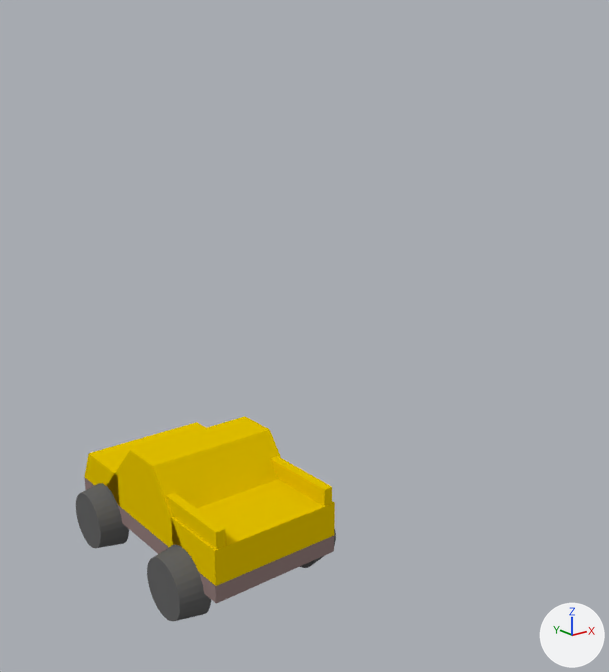
Before and after pictures for a commit that changed the Blender file 01-Models/pk-ueeimodell.blend.
Rendered twice from a camera (50 mm lens) standing at (-11.6, -19.15, 13.83) and looking at (2.52, -1.5, 6.77). Lighting does not change. The marker at lower right points along +X, +Y and +Z.
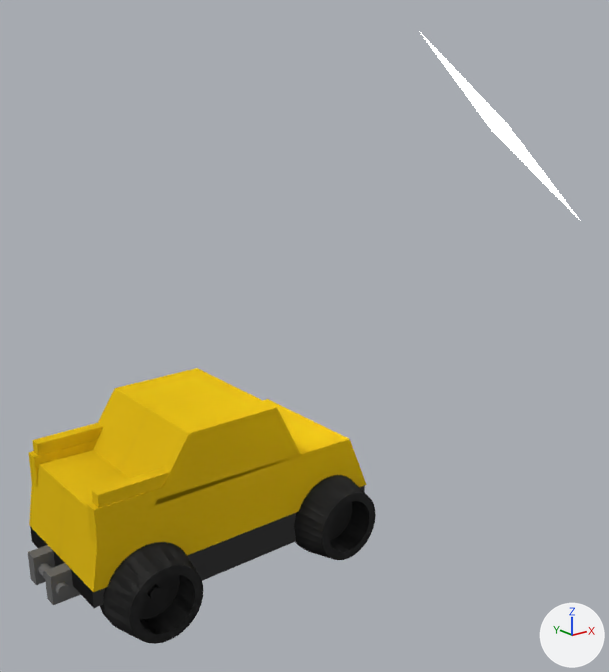
Location of each change, [x1, y1, x2, y2] in pixels of the pictures (609 x 672 px):
'Oberteil oben.001', added (yellow)
    after: [59, 418, 367, 592]
'Rad.001', added (black)
    after: [100, 475, 376, 644]
'Cube.001', reshaped, moved, rescaled
    before: [107, 416, 281, 547]
    after: [87, 468, 170, 544]
'Oberteil unten.000', added (yellow)
    after: [119, 386, 300, 505]
'Cube', reshaped, moved, rescaled
    before: [171, 479, 335, 586]
    after: [28, 422, 104, 488]
'Oberteil unten.001', added (yellow)
    after: [93, 368, 234, 470]
'Boden.001', added
    after: [45, 485, 365, 608]
'Oberteil oben', added (yellow)
    after: [29, 399, 306, 556]
'Boden', reshaped, moved, rescaled
    before: [84, 477, 334, 604]
    after: [28, 527, 60, 585]
'Rad hinten links', deleted
    before: [147, 545, 211, 621]
'Rad vorne links', deleted
    before: [76, 483, 129, 548]
'Plane', added
    after: [419, 31, 580, 220]
'Cube.002', deleted (yellow)
    before: [84, 422, 206, 504]
'Cube.003', deleted (yellow)
    before: [166, 492, 226, 550]
'Cube.004', deleted (yellow)
    before: [270, 456, 332, 506]
'Rand hinten rechts', deleted
    before: [300, 529, 336, 568]

The change, as a list of edits to the scene's bpy script:
```text
Change mat_material:
    mat_material: diffuse_material('Material') -> emission_material('Material')
    mat_material.base_color: (0.799, 0.558, 0.0) -> (0.8, 0.8, 0.8)  # yellow #e7c500 -> white #e7e7e7
    add mat_material.strength = 8.0
Change me_cube_002:
    used by ob_cube_001; location = (0.0, 0.06, 2.7); scale = (1.94, -1.61, 1.08)
    remove me_cube_002.from_pydata(...)  # 8 vertices, 6 faces; spans x -1.0..1.0, y -1.7..1.4, z -1.0..1.0
    remove me_cube_002.materials.append(mat_material_009)  # yellow #e7c500
    add me_cube_002.from_pydata(...)  # 20 vertices, 18 faces; spans x -1.0..1.18, y 0.61..1.0, z -2.81..-0.33
    me_cube_002 part 1: the whole mesh is rebuilt
    add me_cube_002.materials.append(mat_oberteil)  # yellow #dab518
Change me_cube_001:
    used by ob_cube; location = (0.0, -2.49, 2.13); scale = (1.94, -1.05, 0.5)
    remove me_cube_001.from_pydata(...)  # 8 vertices, 6 faces; spans x -1.0..1.0, y -1.0..1.0, z -1.0..1.0
    remove me_cube_001.materials.append(mat_material_010)  # yellow #e7c500
    add me_cube_001.from_pydata(...)  # 20 vertices, 18 faces; spans x -1.0..1.18, y 0.61..1.0, z -2.81..-0.33
    me_cube_001 part 2: the whole mesh is rebuilt
    add me_cube_001.materials.append(mat_oberteil)  # yellow #dab518
Change me_plane:
    used by ob_boden; location = (0.0, 0.26, 1.11); scale = (-1.94, 3.79, 1.0)
    remove me_plane.from_pydata(...)  # 8 vertices, 6 faces; spans x -1.0..1.0, y -1.0..1.0, z 0.0..0.52
    remove me_plane.materials.append(mat_material_001)  # grey #907b79
    add me_plane.from_pydata(...)  # 104 vertices, 60 faces; spans x -2.81..2.5, y -1.04..1.0, z -1.0..3.0
    me_plane part 3: 8 vertices removed from x -1.0..1.0, y -1.0..1.0, z 0.0..0.52; 104 vertices added at x -2.81..2.5, y -1.04..1.0, z -1.0..3.0
    add me_plane.materials.append(mat_boden)  # dark grey #696969
Add me_cube_003_1:
    me_cube_003_1.from_pydata([(-5.31, -1.0, -1.0), (-5.0, -1.0, 0.93), (-5.31, 1.0, -1.0), (-5.0, 1.0, 0.93), (3.71, -1.0, -1.0), (2.99, -1.0, 0.73), (3.71, 1.0, -1.0), (2.99, 1.0, 0.73)], [], [(1, 3, 2, 0), (3, 7, 6, 2), (7, 5, 4, 6), (0, 2, 6, 4), (5, 7, 3, 1)])
    me_cube_003_1.materials.append(mat_oberteil)  # yellow #dab518
Add me_cube_000:
    me_cube_000.from_pydata([(-3.57, -1.0, -1.0), (-2.52, -1.0, 0.66), (-3.34, 1.0, -1.0), (-2.52, 1.0, 0.66), (1.33, -1.0, -1.0), (0.25, -1.0, 0.66), (1.33, 1.0, -1.0), (0.25, 1.0, 0.66)], [], [(1, 3, 2, 0), (3, 7, 6, 2), (7, 5, 4, 6), (0, 2, 6, 4), (5, 7, 3, 1)])
    me_cube_000.materials.append(mat_oberteil)  # yellow #dab518
Add me_plane_1:
    me_plane_1.from_pydata([(-1.0, -1.0, 0.0), (1.0, -1.0, 0.0), (-1.0, 1.0, 0.0), (1.0, 1.0, 0.0)], [], [(0, 1, 3, 2)])
    me_plane_1.materials.append(mat_material)  # white #e7e7e7
Remove ob_cube_004:
    ob_cube_004 = bpy.data.objects.new('Cube.004', me_cube_004)
Remove ob_cube_003:
    ob_cube_003 = bpy.data.objects.new('Cube.003', me_cube)
Remove ob_cube_002:
    ob_cube_002 = bpy.data.objects.new('Cube.002', me_cube_003)
Change ob_cube_001:
    ob_cube_001.location: (0.0, 0.06, 2.7) -> (-3.31, -1.04, 4.58)
    ob_cube_001.scale: (1.94, -1.61, 1.08) -> (1.0, -1.0, 1.0)
Change ob_cube:
    ob_cube.scale: (1.94, -1.05, 0.5) -> (1.0, 1.0, 1.0)
    ob_cube.location: (0.0, -2.49, 2.13) -> (-3.31, 1.04, 4.58)
Change ob_boden:
    ob_boden.location: (0.0, 0.26, 1.11) -> (0.0, 0.98, 1.0)
    ob_boden.scale: (-1.94, 3.79, 1.0) -> (1.8, 1.0, 0.25)
Remove ob_rad_hinten_links:
    ob_rad_hinten_links = bpy.data.objects.new('Rad hinten links', me_circle_005)
Remove ob_rand_hinten_rechts:
    ob_rand_hinten_rechts = bpy.data.objects.new('Rand hinten rechts', me_circle_003)
Remove ob_rad_vorne_links:
    ob_rad_vorne_links = bpy.data.objects.new('Rad vorne links', me_circle_002)
Add ob_oberteil_oben:
    ob_oberteil_oben = bpy.data.objects.new('Oberteil oben', me_cube_003_1)
    ob_oberteil_oben.location = (0.81, 1.01, 2.74)
    ob_oberteil_oben.scale = (1.0, 1.03, 1.0)
Add ob_oberteil_unten_001:
    ob_oberteil_unten_001 = bpy.data.objects.new('Oberteil unten.001', me_cube_000)
    ob_oberteil_unten_001.location = (-1.39, 1.01, 4.49)
    ob_oberteil_unten_001.scale = (-1.0, 1.03, 1.0)
Add ob_rad_001:
    ob_rad_001 = bpy.data.objects.new('Rad.001', me_circle_001)  # 1612 vertices, 1548 faces; spans x -5.8..1.0, y -1.0..1.0, z -1.25..1.75; in mat_rad (black #363636)
    ob_rad_001.location = (3.0, -1.73, 1.25)
    ob_rad_001.rotation_euler = (1.571, 0.0, 0.0)  # degrees (90, 0, 0)
    ob_rad_001.scale = (1.25, 1.25, -1.0)
Add ob_plane:
    ob_plane = bpy.data.objects.new('Plane', me_plane_1)
    ob_plane.location = (6.97, -4.28, 12.44)
    ob_plane.rotation_euler = (0.621, 0.571, 0.0)  # degrees (36, 33, 0)
    ob_plane.scale = (2.37, 2.37, 2.37)
Add ob_boden_001:
    ob_boden_001 = bpy.data.objects.new('Boden.001', me_cube_006)  # 104 vertices, 60 faces; spans x -2.81..2.5, y -1.04..1.0, z -1.0..3.0; in mat_boden (dark grey #696969)
    ob_boden_001.location = (0.0, -0.98, 1.0)
    ob_boden_001.scale = (1.8, -1.0, 0.25)
Add ob_oberteil_oben_001:
    ob_oberteil_oben_001 = bpy.data.objects.new('Oberteil oben.001', me_cube_003_1.copy())
    ob_oberteil_oben_001.location = (0.81, -1.01, 2.74)
    ob_oberteil_oben_001.scale = (1.0, -1.03, 1.0)
Add ob_oberteil_unten_000:
    ob_oberteil_unten_000 = bpy.data.objects.new('Oberteil unten.000', me_cube_000.copy())
    ob_oberteil_unten_000.location = (-1.39, -1.01, 4.49)
    ob_oberteil_unten_000.scale = (-1.0, -1.03, 1.0)
```
